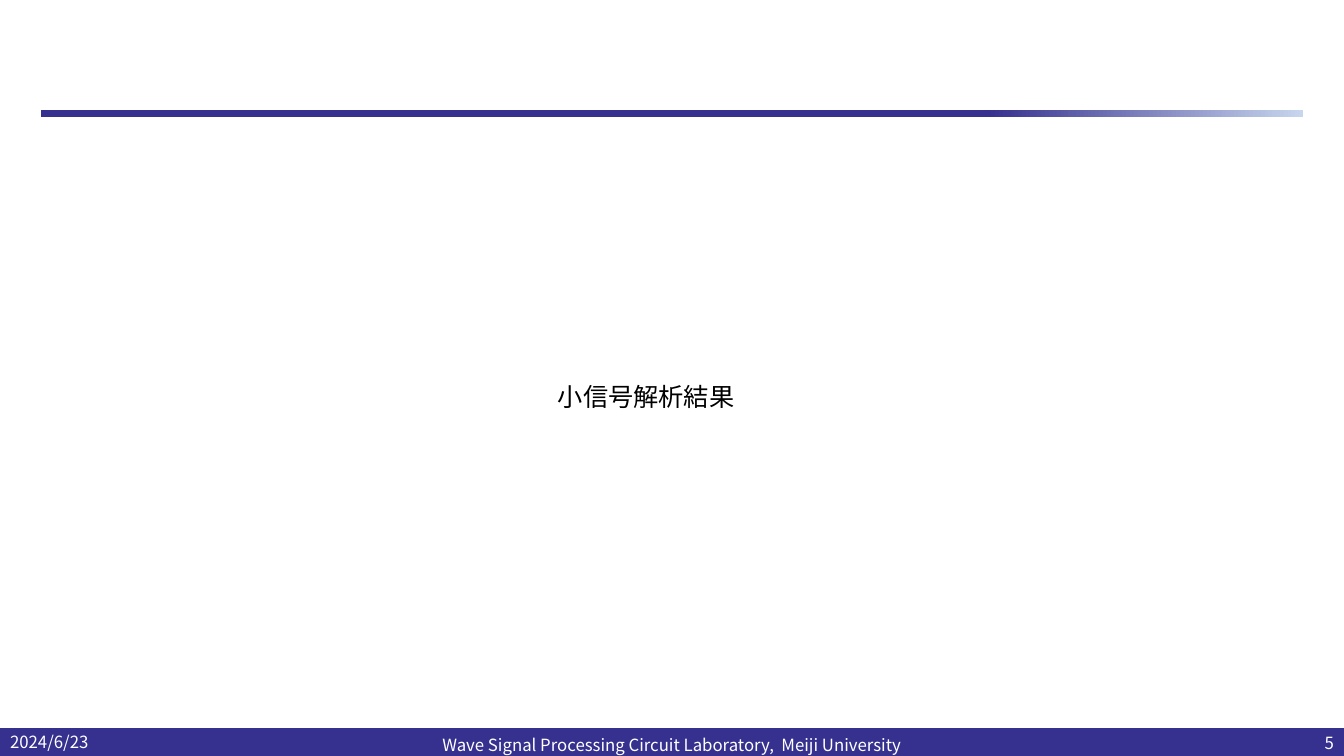
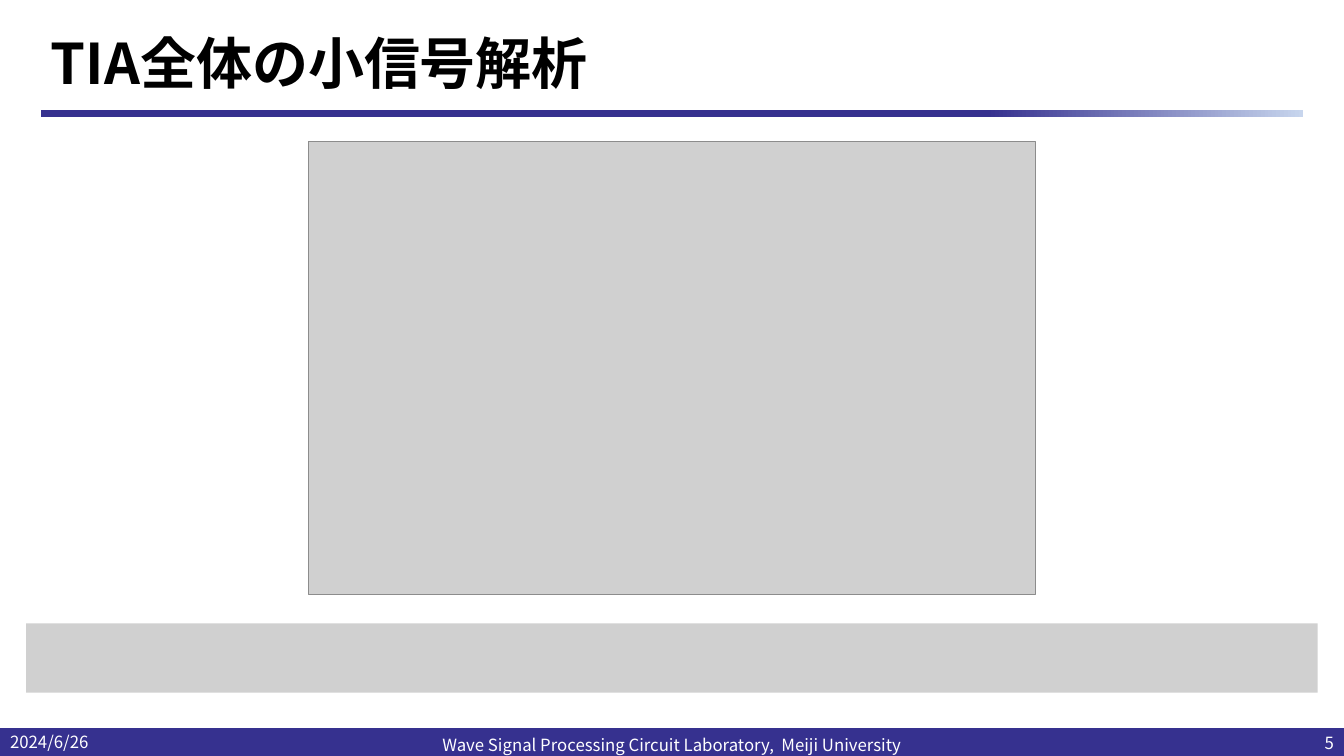
Before and after one commit to kjm-desktop10400/reserch, a slide deck: slide 5 of IHP_2024/20240628/プレゼンテーション2.pptx. Drawn at 1344x756 pixels with LibreOffice and Linux fonts; fonts in the diff are those of the drawing; grey boxes stand for pictures; background and template pictures are left out. Boxes give left, top, right and bottom in pixels: in the first picture for what was removed or moved away, otherwise in the second. Text is boxed around its words. In the diff, an @@ line names an element or a change of style, - is before the commit and + after.

```diff
--- a/IHP_2024/20240628/プレゼンテーション2.pptx
+++ b/IHP_2024/20240628/プレゼンテーション2.pptx
@@ title added at (51,36,588,89), 40 pt, text #000000, bold @@
+TIA全体の小信号解析
@@ picture added at (309,142,1035,595) @@
@@ text removed at (558,384,734,408) @@
-小信号解析結果
@@ picture added at (26,623,1318,693) @@
@@ text at (10,734,88,751): text changed @@
-2024/6/23
+2024/6/26
```
Also in this commit, not shown: 5 other slides changed, 1 slide added, 2 other files.
